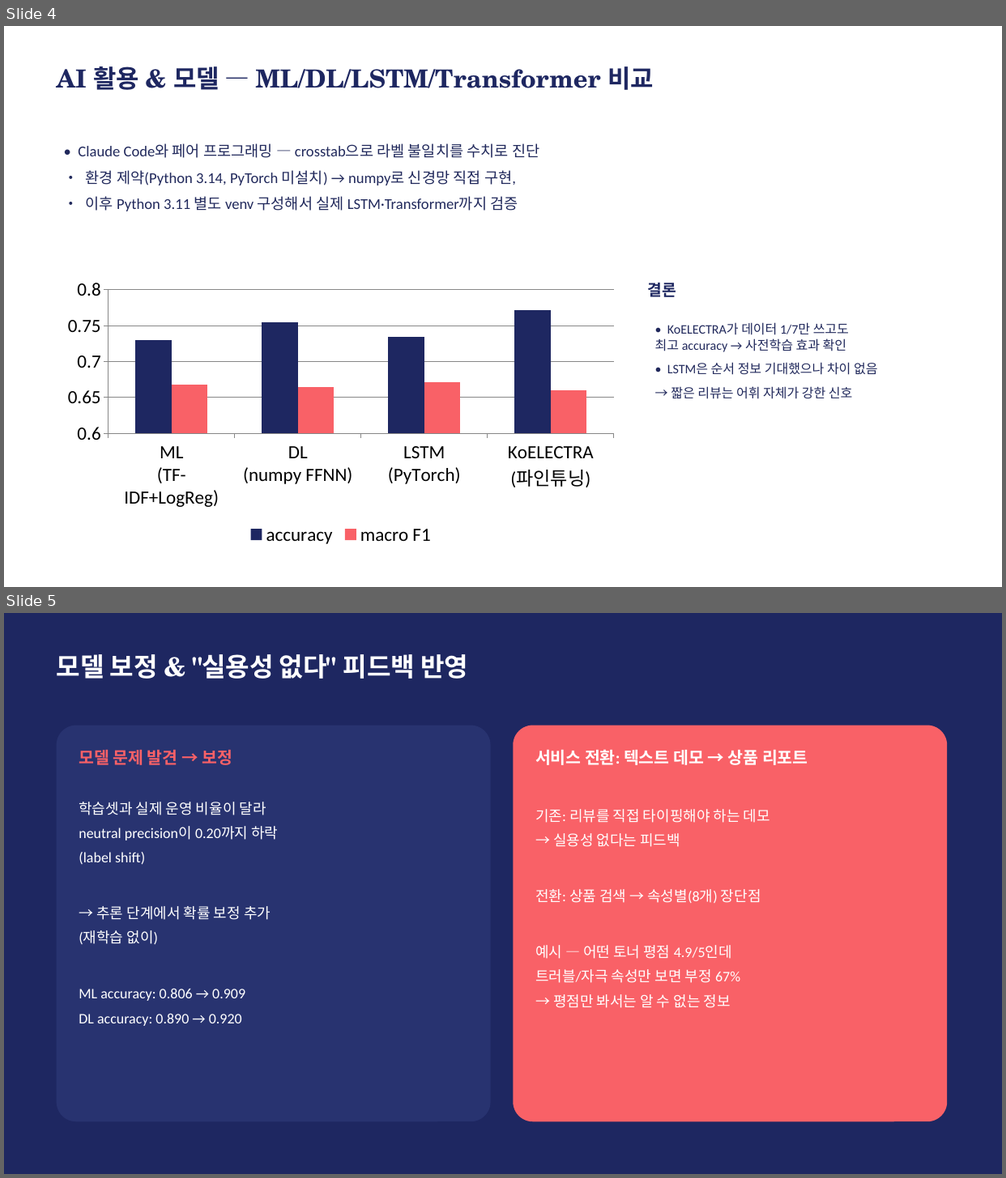
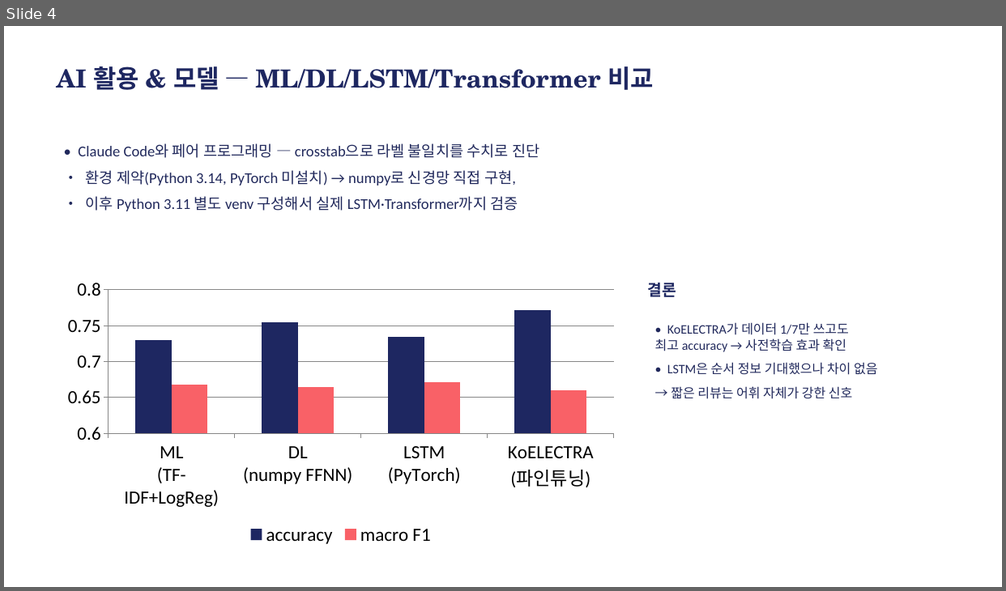
Before and after one commit to dong29482757-beep/shopping-review-crawler, a slide deck: BeautyScope_발표.pptx. Shown one above the other, each under a label of ours: slides 4 and 5 before the commit, slide 4 after it. The pictures are 1006x1178 and 1006x591 pixels, drawn with LibreOffice and Linux fonts; fonts in the diff are those of the drawing. Boxes give left, top, right and bottom in pixels: in the first picture for what was removed or moved away, otherwise in the second. Text is boxed around its words. In the diff, an @@ line names an element or a change of style, - is before the commit and + after.

```diff
--- a/BeautyScope_발표.pptx
+++ b/BeautyScope_발표.pptx
@@ slide 5 removed at box(4, 613, 1002, 1174), background #FFFFFF @@
@@ rectangle removed at box(4, 613, 1002, 1174) @@
@@ text removed at box(57, 654, 468, 679) @@
-모델 보정 & "실용성 없다" 피드백 반영
@@ rounded rectangle removed at box(57, 726, 491, 1122) @@
@@ rounded rectangle removed at box(513, 726, 948, 1122) @@
@@ text removed at box(79, 750, 232, 765) @@
-모델 문제 발견 → 보정
@@ text removed at box(535, 749, 808, 765) @@
-서비스 전환: 텍스트 데모 → 상품 리포트
@@ text removed at box(79, 802, 278, 1026) @@
-학습셋과 실제 운영 비율이 달라
-neutral precision이 0.20까지 하락
-(label shift)
-→ 추론 단계에서 확률 보정 추가
-(재학습 없이)
-ML accuracy: 0.806 → 0.909
-DL accuracy: 0.890 → 0.920
@@ text removed at box(535, 809, 770, 1008) @@
-기존: 리뷰를 직접 타이핑해야 하는 데모
-→ 실용성 없다는 피드백
-전환: 상품 검색 → 속성별(8개) 장단점
-예시 — 어떤 토너 평점 4.9/5인데
-트러블/자극 속성만 보면 부정 67%
-→ 평점만 봐서는 알 수 없는 정보
```
Also in this commit, not shown: 1 slide changed, 1 slide added, 1 other file.
